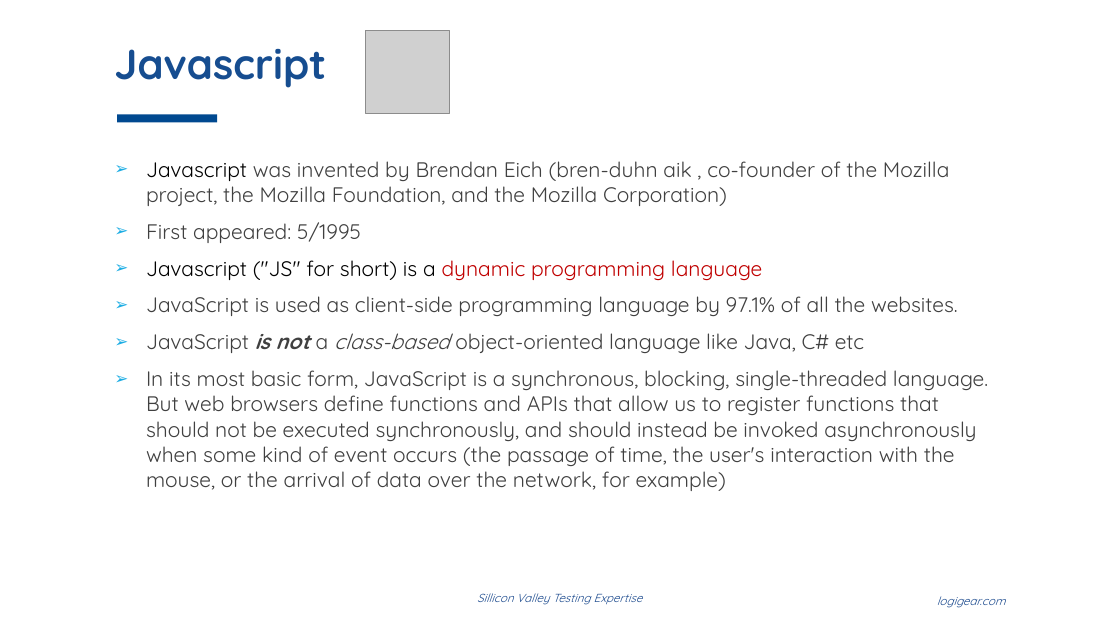
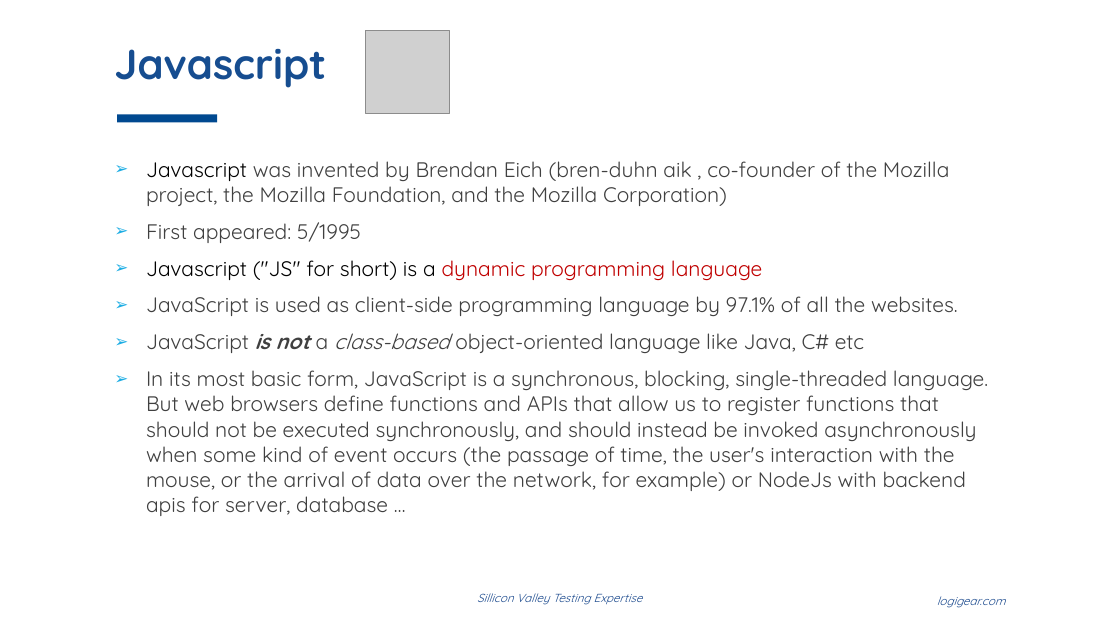
Before and after one commit to thewalldao/ICT_PROTRACTOR, a slide deck: slide 3 of Document/Study_document/inContact.pptx. Drawn at 1120x630 pixels with LibreOffice and Linux fonts; fonts in the diff are those of the drawing; grey boxes stand for pictures; background and template pictures are left out. Boxes give left, top, right and bottom in pixels: in the first picture for what was removed or moved away, otherwise in the second. Text is boxed around its words. In the diff, an @@ line names an element or a change of style, - is before the commit and + after.

```diff
--- a/Document/Study_document/inContact.pptx
+++ b/Document/Study_document/inContact.pptx
@@ text at (146, 370, 988, 516): text changed @@
-➢ In its most basic form, JavaScript is a synchronous, blocking, single-threaded language. But web browsers define functions and APIs that allow us to register functions that should not be executed synchronously, and should instead be invoked asynchronously when some kind of event occurs (the passage of time, the user's interaction with the mouse, or the arrival of data over the network, for example)
+➢ In its most basic form, JavaScript is a synchronous, blocking, single-threaded language. But web browsers define functions and APIs that allow us to register functions that should not be executed synchronously, and should instead be invoked asynchronously when some kind of event occurs (the passage of time, the user's interaction with the mouse, or the arrival of data over the network, for example) or NodeJs with backend apis for server, database …
```
Also in this commit, not shown: 2 slides added.
